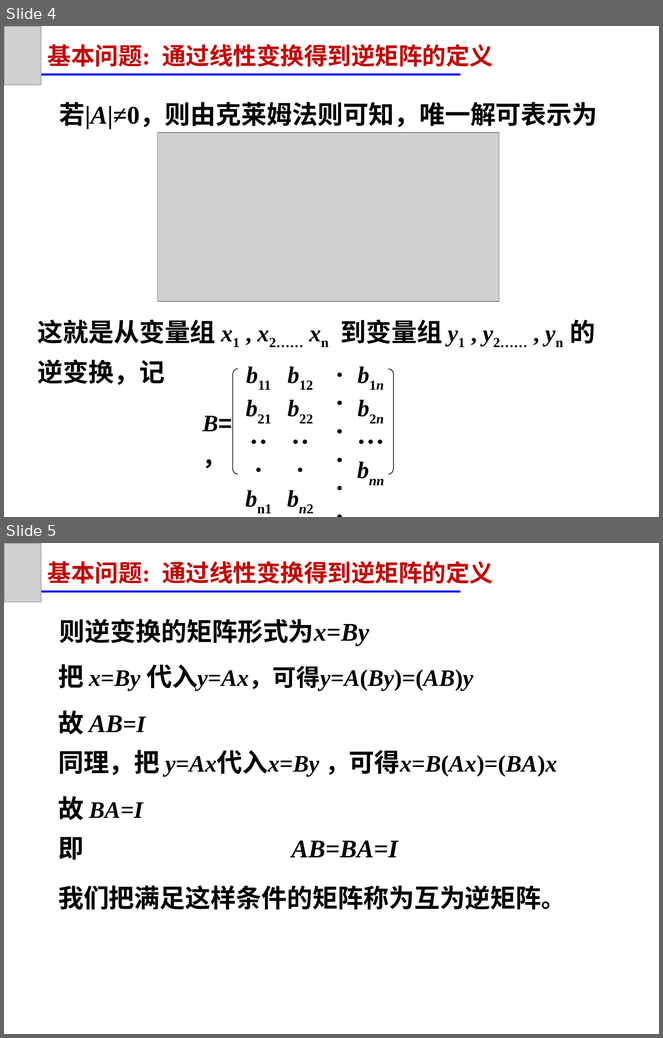
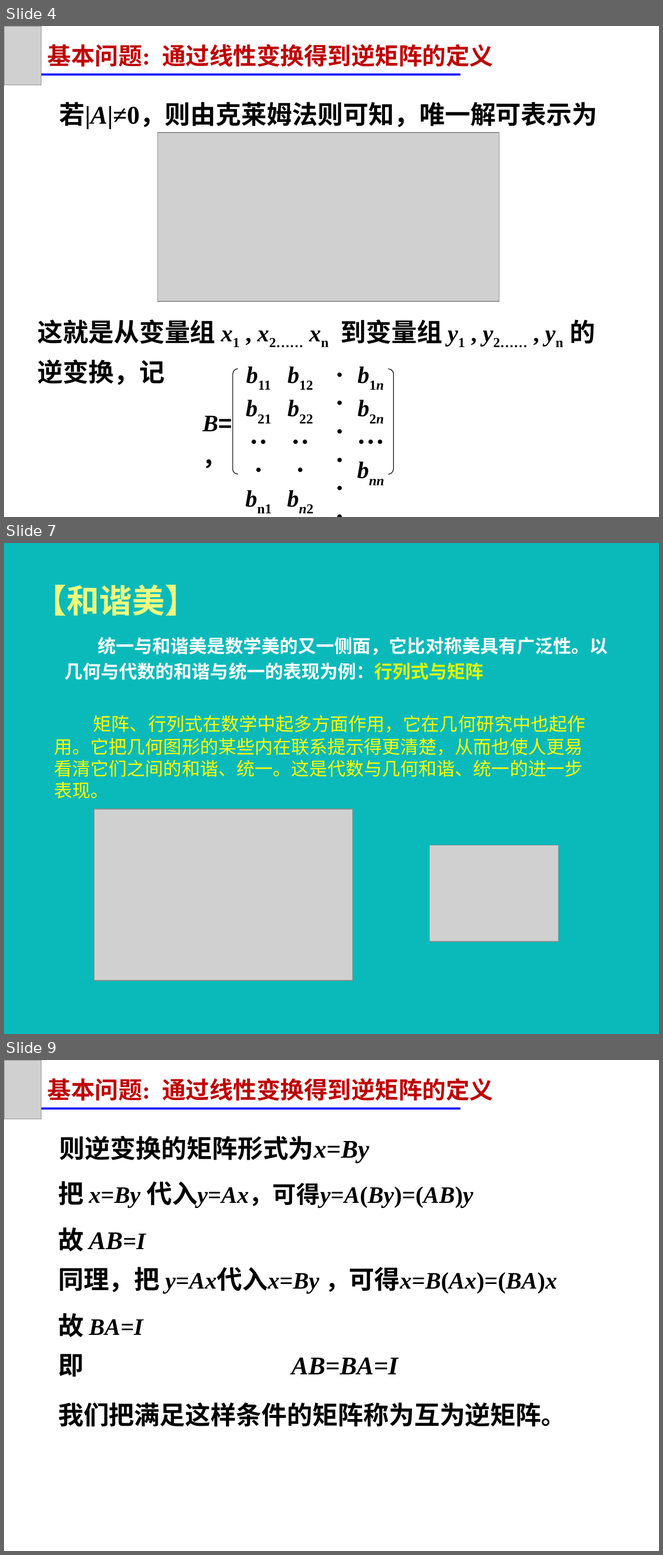
Before and after one commit to zeemeil/zeemeil.github.io, a slide deck: files/2025_2_LM/1024_0203.pptx. Shown one above the other, each under a label of ours: slides 4 and 5 before the commit, slides 4, 7 and 9 after it; the slides between them are not shown. The pictures are 663x1038 and 663x1555 pixels, drawn with LibreOffice and Linux fonts; fonts in the diff are those of the drawing; grey boxes stand for pictures. Boxes give left, top, right and bottom in pixels: in the first picture for what was removed or moved away, otherwise in the second. Text is boxed around its words. In the diff, an @@ line names an element or a change of style, - is before the commit and + after.

```diff
--- a/files/2025_2_LM/1024_0203.pptx
+++ b/files/2025_2_LM/1024_0203.pptx
@@ slide 7 added at (x1=4, y1=543, x2=659, y2=1034), background #0ABABA @@
@@ text added at (x1=34, y1=585, x2=197, y2=616), 36 pt, text #ECFB7D, bold @@
+【和谐美】
@@ text added at (x1=65, y1=637, x2=608, y2=680), 20 pt, text #FFFFFF, bold @@
+统一与和谐美是数学美的又一侧面，它比对称美具有广泛性。以几何与代数的和谐与统一的表现为例：行列式与矩阵
@@ text added at (x1=54, y1=715, x2=585, y2=799), 20 pt, text #FFFF00 @@
+矩阵、行列式在数学中起多方面作用，它在几何研究中也起作用。它把几何图形的某些内在联系提示得更清楚，从而也使人更易看清它们之间的和谐、统一。这是代数与几何和谐、统一的进一步表现。
@@ picture added at (x1=94, y1=809, x2=353, y2=981) @@
@@ picture added at (x1=430, y1=846, x2=559, y2=942) @@
@@ what was slide 5 is now slide 9 @@
```
Also in this commit, not shown: 11 other slides added, 4 other files.
